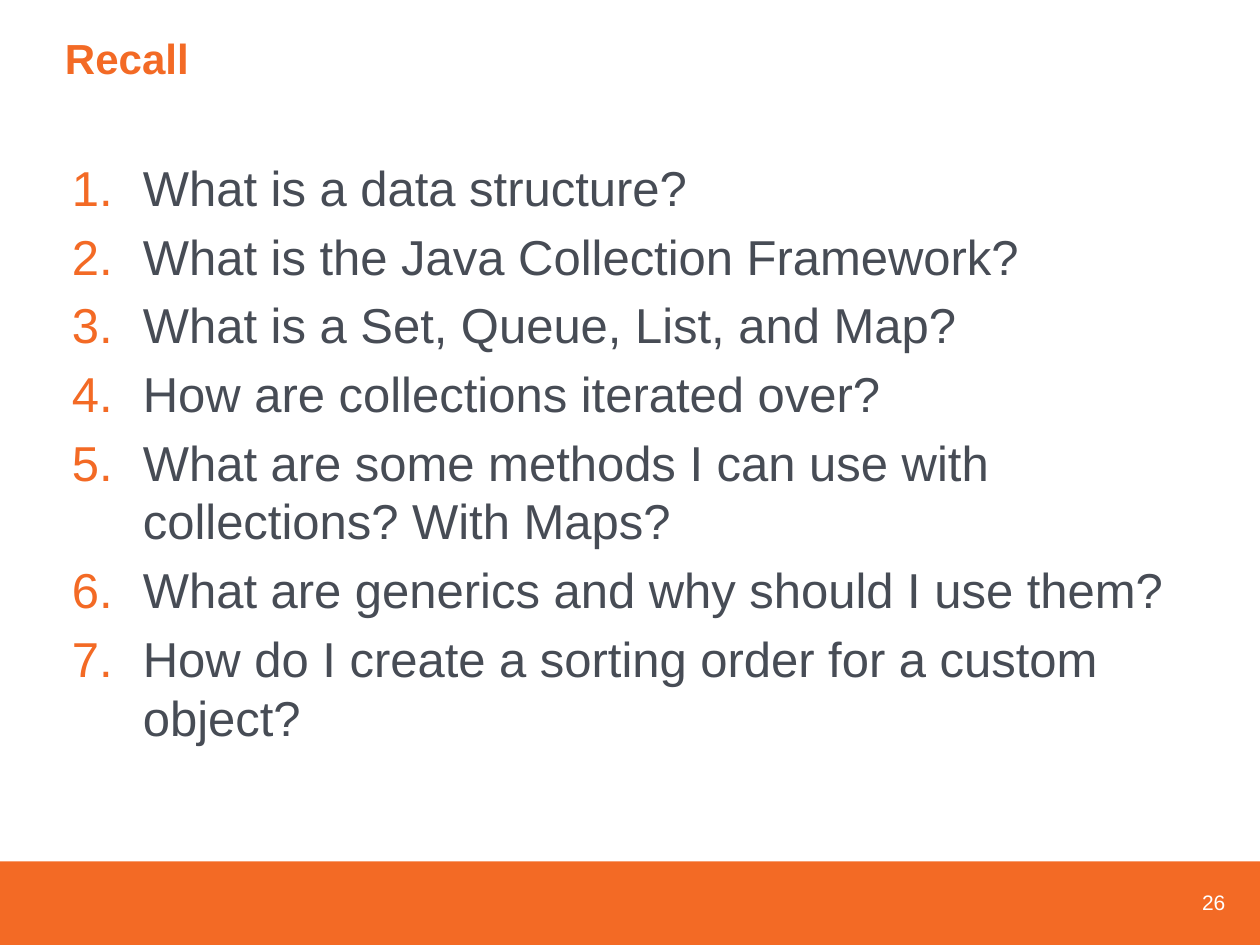
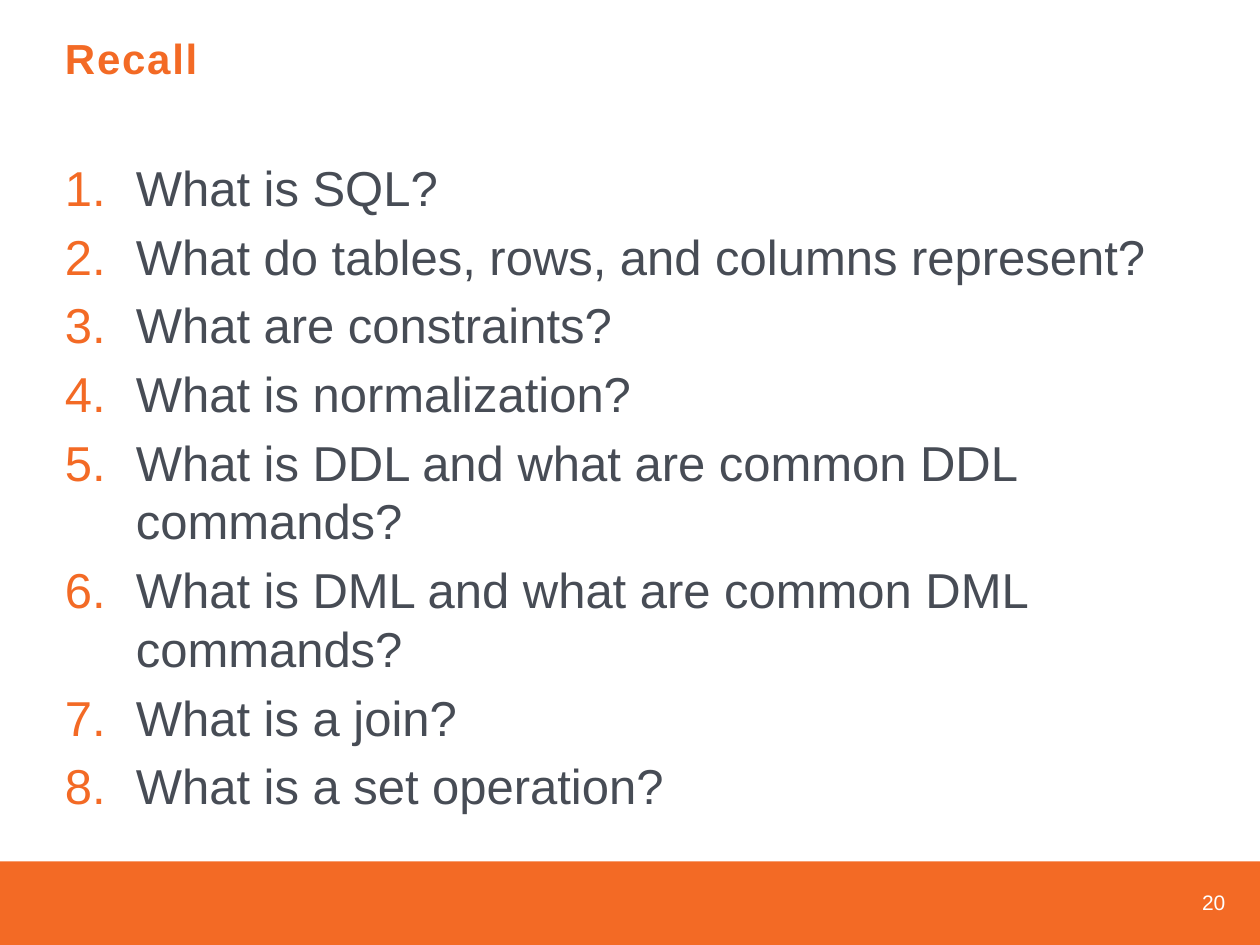
Before and after one commit to jhigherevature/spark-examples, a slide deck: slide 21 of revised-ppts/Day 16 PPT.pptx (slide 27 before the commit). Drawn at 1260x945 pixels with LibreOffice and Linux fonts; fonts in the diff are those of the drawing; background and template pictures are left out. Boxes give left, top, right and bottom in pixels: in the first picture for what was removed or moved away, otherwise in the second. Text is boxed around its words. In the diff, an @@ line names an element or a change of style, - is before the commit and + after.

```diff
--- a/revised-ppts/Day 16 PPT.pptx
+++ b/revised-ppts/Day 16 PPT.pptx
@@ title "Recall" at <box>65,43,197,75</box>: letter spacing 0 to 1 pt @@
@@ text at <box>136,170,1145,814</box>: text changed @@
-1. What is a data structure?
-2. What is the Java Collection Framework?
-3. What is a Set, Queue, List, and Map?
-4. How are collections iterated over?
-5. What are some methods I can use with collections? With Maps?
-6. What are generics and why should I use them?
-7. How do I create a sorting order for a custom object?
+1. What is SQL?
+2. What do tables, rows, and columns represent?
+3. What are constraints?
+4. What is normalization?
+5. What is DDL and what are common DDL commands?
+6. What is DML and what are common DML commands?
+7. What is a join?
+8. What is a set operation?
@@ page number at <box>1202,895,1225,910</box>: text changed @@
-26
+20
```
Also in this commit, not shown: 1 other slide changed, 20 slides added, 26 slides removed, 15 other files.
